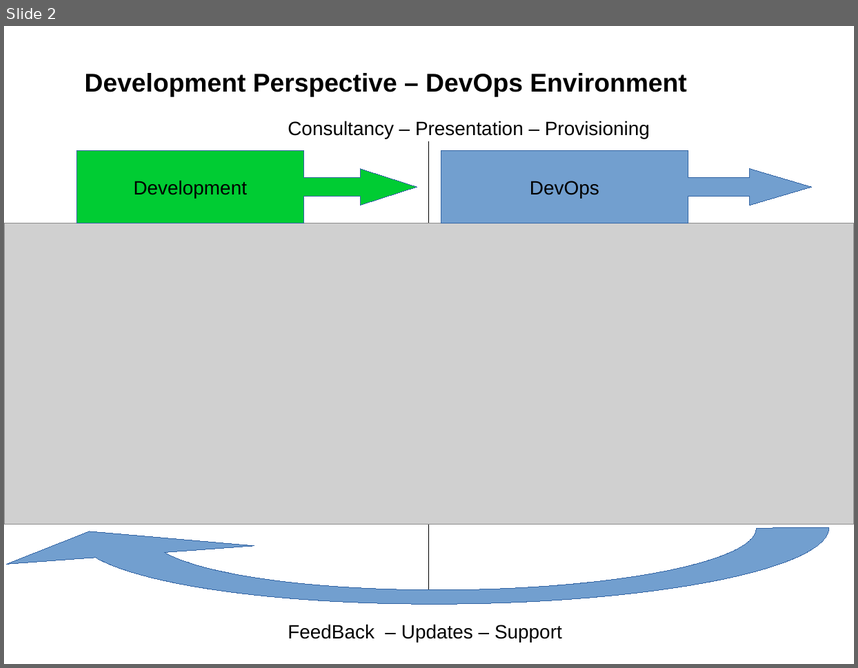
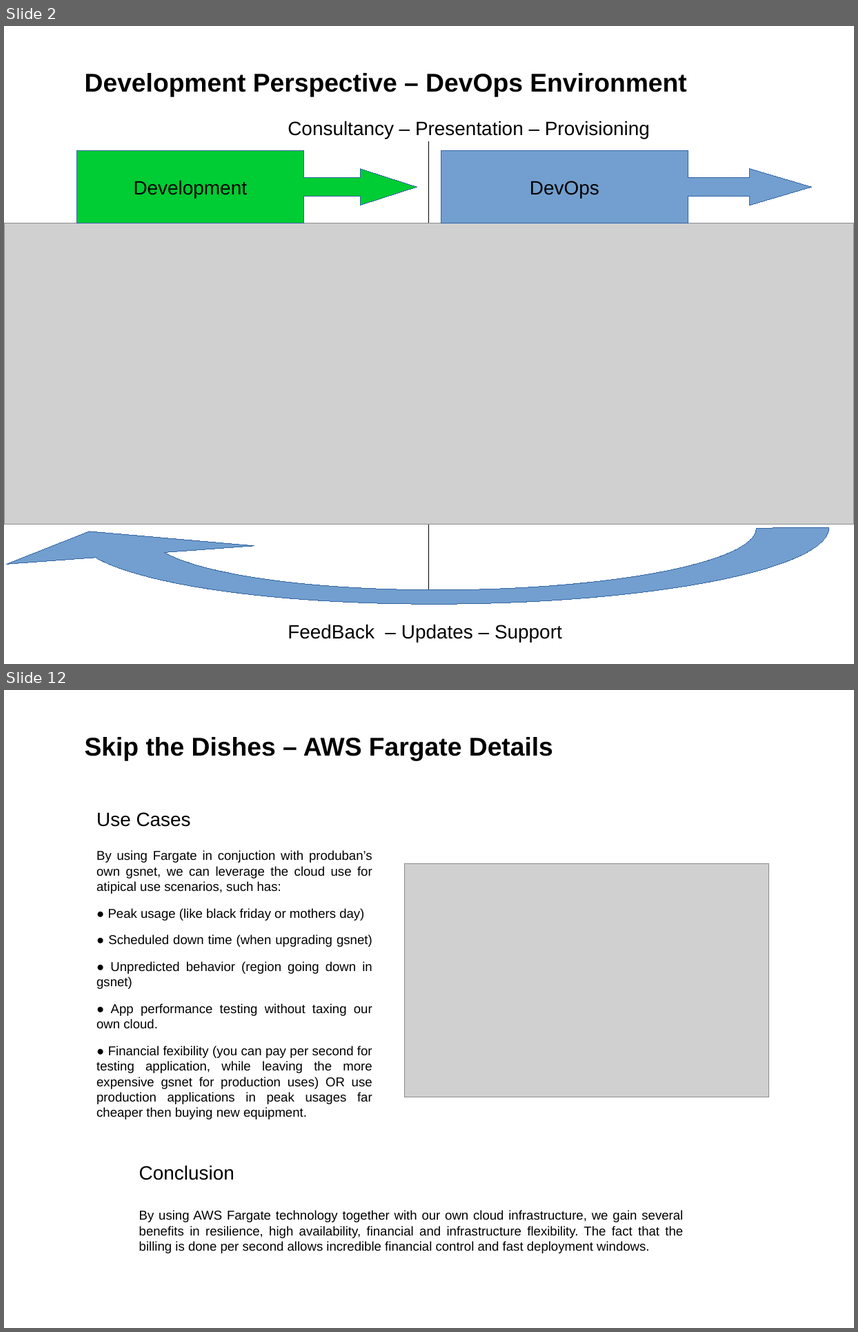
Before and after one commit to onophris/skip-the-dishes-sp-hackathon-vanhack, a slide deck: technical-challenge-response-HumbertoRovidaDeOliveira-skip-vanhack.odp. Shown one above the other, each under a label of ours: slide 2 before the commit, slides 2 and 12 after it; the slides between them are not shown. The pictures are 858x668 and 858x1332 pixels, drawn with LibreOffice and Linux fonts; fonts in the diff are those of the drawing; grey boxes stand for pictures. Boxes give left, top, right and bottom in pixels: in the first picture for what was removed or moved away, otherwise in the second. Text is boxed around its words. In the diff, an @@ line names an element or a change of style, - is before the commit and + after.

```diff
--- a/technical-challenge-response-HumbertoRovidaDeOliveira-skip-vanhack.odp
+++ b/technical-challenge-response-HumbertoRovidaDeOliveira-skip-vanhack.odp
@@ slide 12 added at [4,690,854,1328], background #FFFFFF @@
@@ text added at [85,737,553,761], 24 pt, text #000000, bold @@
+Skip the Dishes – AWS Fargate Details
@@ text added at [96,812,372,1119], 12 pt, text #000000 @@
+Use Cases
+By using Fargate in conjuction with produban’s own gsnet, we can leverage the cloud use for atipical use scenarios, such has:
+● Peak usage (like black friday or mothers day)
+● Scheduled down time (when upgrading gsnet)
+● Unpredicted behavior (region going down in gsnet)
+● App performance testing without taxing our own cloud.
+● Financial fexibility (you can pay per second for testing application, while leaving the more expensive gsnet for production uses) OR use production applications in peak usages far cheaper then buying new equipment.
@@ picture added at [405,864,769,1096] @@
@@ text added at [139,1165,683,1253], 12 pt, text #000000 @@
+Conclusion
+By using AWS Fargate technology together with our own cloud infrastructure, we gain several benefits in resilience, high availability, financial and infrastructure flexibility. The fact that the billing is done per second allows incredible financial control and fast deployment windows.
```
Also in this commit, not shown: 3 slides changed, 8 other slides added.
